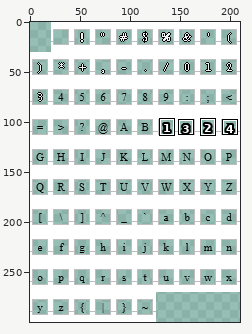
Pixel-art file -- assets/sprites/UI/Font/Simpletun-template.aseprite. The first picture is a wide view before the edit; the outline marks the close-up.
Close-up. Old version:
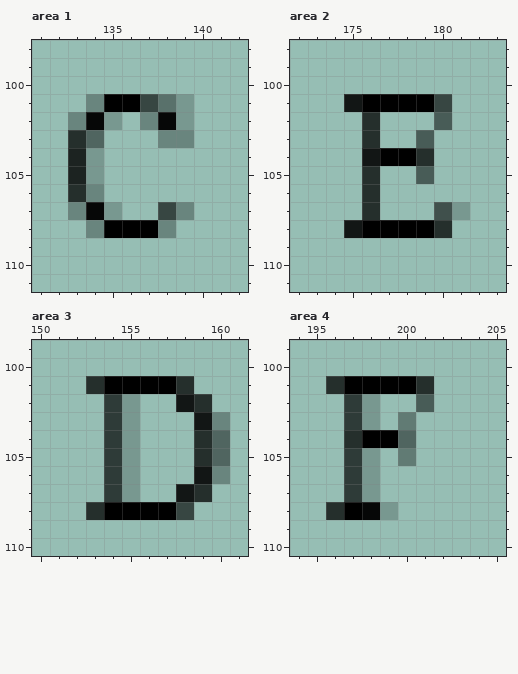
210x300 pixels, 1 frame. Pixels under 10% opacity are left out. Colours within 5 levels of each other are drawn and written as one. Shown: area 1: x 131..142, y 98..111; area 2: x 172..183, y 98..111; area 3: x 150..161, y 99..110; area 4: x 194..205, y 99..110. The commit also changed other parts of the picture, which this record leaves out.
After:
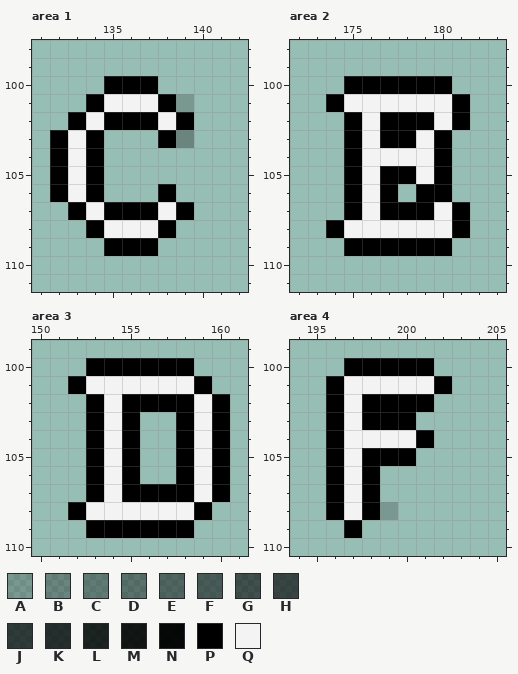
Palette (. is transparent): A #00000033  B #0000004d  C #0000005a  D #00000068  E #00000077  F #00000084  G #00000093  H #000000a1  J #000000b0  K #000000c0  L #000000d0  M #000000e1  N #000000f5  P #000000  Q #f3f3f3
Message: Updated Font Sheet Added More Letters
Changes in this commit:
Area 1, layer "Font":
y 100: x 135..137 ... -> PPP
y 101: x 134..138 BPPHD -> PQQQP
y 102: x 133..139 BNA.BNA -> PQPPPQP
y 103: x 132..134 .KE -> PQP; x 138 B -> P
y 104..105: x 132..134 .LA -> PQP
y 106: x 132..134 .KB -> PQP; x 138 . -> P
y 107: x 133..139 BNA..HB -> PQPPPQP
y 108: x 134..138 BPPPB -> PQQQP
y 109: x 135..137 ... -> PPP
Area 2, layer "Font":
y 100: x 175..180 ...... -> PPPPPP
y 101: x 174..181 .MPPPPH. -> PQQQQQQP
y 102: x 175..181 .K...F. -> PQPPPQP
y 103: x 175..180 .K..F. -> PQPPQP
y 104: x 175..180 .MPPK. -> PQQQQP
y 105: x 175..180 .K..F. -> PQPPQP
y 106: x 175..177 .K. -> PQP; x 179..180 .. -> PP
y 107: x 175..181 .K...GA -> PQPPPQP
y 108: x 174..181 .MPPPPK. -> PQQQQQQP
y 109: x 175..180 ...... -> PPPPPP
Area 3, layer "Font":
y 100: x 153..158 ...... -> PPPPPP
y 101: x 152..159 .KPPPPK. -> PQQQQQQP
y 102: x 153..160 .JA..MK. -> PQPPPPQP
y 103: x 153..155 .JA -> PQP; x 158..160 .MB -> PQP
y 104..105: x 153..155 .JA -> PQP; x 158..160 .KE -> PQP
y 106: x 153..155 .JA -> PQP; x 158..160 .MB -> PQP
y 107: x 153..160 .JA..MK. -> PQPPPPQP
y 108: x 152..159 .KPPPPH. -> PQQQQQQP
y 109: x 153..158 ...... -> PPPPPP
Area 4, layer "Font":
y 100: x 197..201 ..... -> PPPPP
y 101: x 196..202 KPPPPK. -> PQQQQQP
y 102: x 196..201 .JA..F -> PQPPPP
y 103: x 196..200 .JA.C -> PQPPP
y 104: x 196..201 .KPPE. -> PQQQQP
y 105: x 196..200 .JA.C -> PQPPP
y 106..107: x 196..198 .JA -> PQP
y 108: x 196..198 KPN -> PQP
y 109: x 197 . -> P
